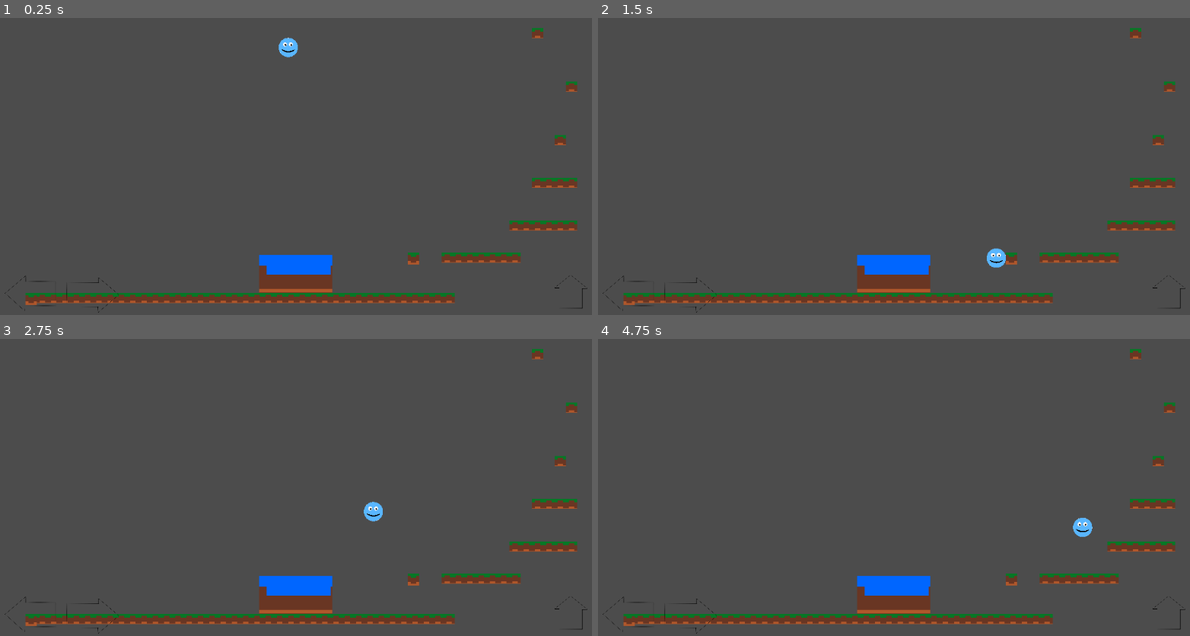
Above: before the commit, frames 1-4 (two rows, left to right).
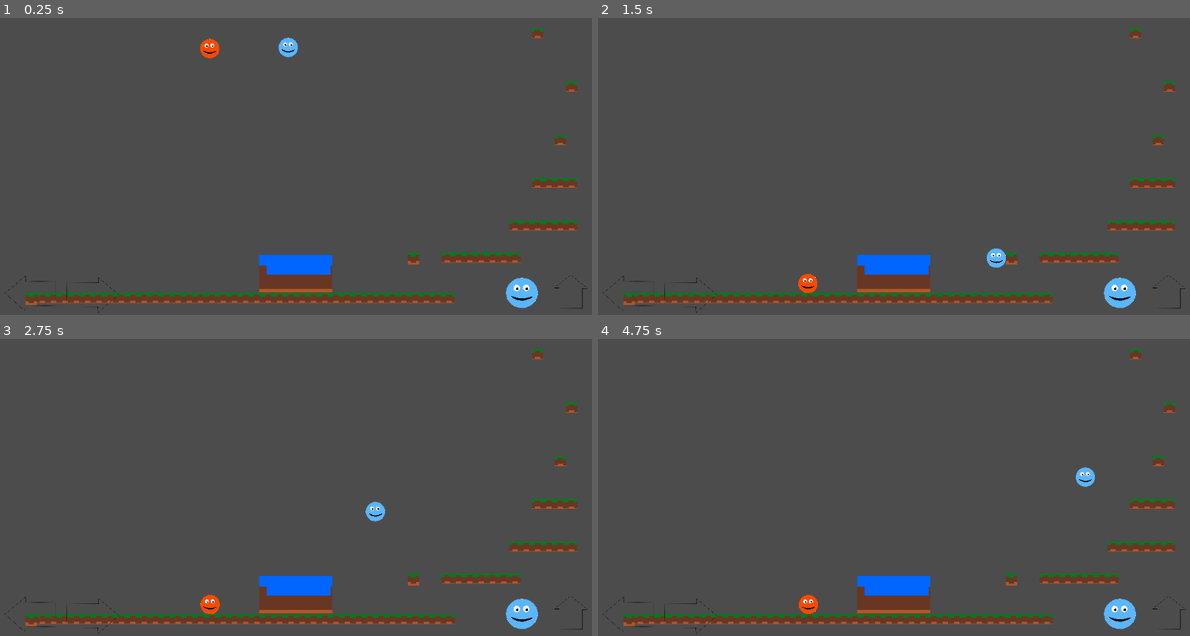
Above: after the commit, the same moments.

Repository: mitchdmarino/IceHot_2D_platform
Game: Godot game, scene res://Main.tscn
Same seed, same stepped clock (60 frames per second), same inputs: the game is played once before the commit and once after it.
Inputs:
- Up to frame 1 (0.25 s): no input
- Up to frame 2 (1.5 s): hold Up (ui_up) 0.53-1.28 s; hold Right (ui_right) from 0.53 s (still down); tap Up (ui_up) at 1.35 s
- Up to frame 3 (2.75 s): tap Up (ui_up) at 1.52, 1.82 s; release Right (ui_right) at 2.03 s; hold Left (ui_left) from 2.03 s (still down); hold Up (ui_up) from 2.03 s (still down)
- Up to frame 4 (4.75 s): release Left (ui_left) at 2.78 s; release Up (ui_up) at 2.78 s; hold Right (ui_right) 2.78-4.28 s; tap Up (ui_up) at 2.85, 3.02, 3.32, 4.35, 4.52 s; hold Up (ui_up) 3.53-4.28 s; hold Left (ui_left) from 4.28 s (still down)

The runs differ from the first frame. In frame 1, 0.6% of the frame differs, in the area x 33-91%, y 6-98%; in frame 2, 0.6%; in frame 3, 0.7%; in frame 4, 1.0%, in the area x 33-91%, y 43-98%.

Commit message:
Adds second player for local, Red cannot pass through waterway but blue can

Diff:
--- a/FirePlayer.tscn
+++ b/FirePlayer.tscn
@@ -1,12 +1,14 @@
-[gd_scene load_steps=3 format=2]
+[gd_scene load_steps=4 format=2]
 
 [ext_resource path="res://art/sprites/FireSprite.png" type="Texture" id=1]
+[ext_resource path="res://scripts/FirePlayer.gd" type="Script" id=2]
 
 [sub_resource type="CircleShape2D" id=1]
 radius = 17.0294
 
-[node name="FirePlayer" type="Area2D"]
-position = Vector2( 477, 276 )
+[node name="FirePlayer" type="KinematicBody2D" groups=["FirePlayer"]]
+position = Vector2( 472, 241 )
+script = ExtResource( 2 )
 __meta__ = {
 "_edit_group_": true
 }
--- a/HUD.tscn
+++ b/HUD.tscn
@@ -1,9 +1,10 @@
-[gd_scene load_steps=6 format=2]
+[gd_scene load_steps=7 format=2]
 
 [ext_resource path="res://scripts/HUD.gd" type="Script" id=1]
 [ext_resource path="res://art/HUD/ui_arrows_left.png" type="Texture" id=2]
 [ext_resource path="res://art/HUD/ui_arrows_right.png" type="Texture" id=3]
 [ext_resource path="res://art/HUD/ui_arrows_up.png" type="Texture" id=4]
+[ext_resource path="res://art/sprites/IceSprite.png" type="Texture" id=5]
 
 [sub_resource type="CanvasItemMaterial" id=1]
 
@@ -26,8 +27,14 @@
 scale = Vector2( 0.135804, 0.225108 )
 normal = ExtResource( 4 )
 
+[node name="TouchScreenButton" type="TouchScreenButton" parent="."]
+position = Vector2( 865, 537 )
+scale = Vector2( 0.0330161, 0.0312664 )
+normal = ExtResource( 5 )
+
 [connection signal="pressed" from="LeftButton" to="." method="_on_LeftButton_pressed"]
 [connection signal="released" from="LeftButton" to="." method="_on_LeftButton_released"]
 [connection signal="pressed" from="RightButton" to="." method="_on_RightButton_pressed"]
 [connection signal="released" from="RightButton" to="." method="_on_RightButton_released"]
 [connection signal="pressed" from="JumpButton" to="." method="_on_JumpButton_pressed"]
+[connection signal="pressed" from="TouchScreenButton" to="." method="_on_TouchScreenButton_pressed"]
--- a/Main.tscn
+++ b/Main.tscn
@@ -1,10 +1,11 @@
-[gd_scene load_steps=6 format=2]
+[gd_scene load_steps=7 format=2]
 
 [ext_resource path="res://IcePlayer.tscn" type="PackedScene" id=1]
 [ext_resource path="res://TileMap.tscn" type="PackedScene" id=2]
 [ext_resource path="res://HUD.tscn" type="PackedScene" id=3]
 [ext_resource path="res://scripts/Main.gd" type="Script" id=4]
 [ext_resource path="res://WaterWay.tscn" type="PackedScene" id=5]
+[ext_resource path="res://FirePlayer.tscn" type="PackedScene" id=6]
 
 [node name="Main" type="Node"]
 script = ExtResource( 4 )
@@ -25,9 +26,13 @@
 [node name="IcePlayer" parent="." instance=ExtResource( 1 )]
 position = Vector2( 499, 123 )
 
+[node name="FirePlayer" parent="." instance=ExtResource( 6 )]
+position = Vector2( 367, 125 )
+
 [connection signal="jump" from="HUD" to="." method="_on_HUD_jump"]
 [connection signal="move_left" from="HUD" to="." method="_on_HUD_move_left"]
 [connection signal="move_right" from="HUD" to="." method="_on_HUD_move_right"]
 [connection signal="stop_move_left" from="HUD" to="." method="_on_HUD_stop_move_left"]
 [connection signal="stop_move_right" from="HUD" to="." method="_on_HUD_stop_move_right"]
+[connection signal="switch_control" from="HUD" to="." method="_on_HUD_switch_control"]
 [connection signal="player_entered" from="WaterWay" to="." method="_on_WaterWay_player_entered"]
--- a/art/tiles/IceHot_tiles20..png.import
+++ b/scripts/FirePlayer.gd
@@ -1,35 +1,40 @@
-[remap]
+extends KinematicBody2D
 
-importer="texture"
-type="StreamTexture"
-path="res://.import/IceHot_tiles20..png-406cd34b0c8da0dcf9264b7d6dda7c6c.stex"
-metadata={
-"vram_texture": false
-}
 
-[deps]
+# Declare member variables here. Examples:
+# var a = 2
+# var b = "text"
+var color = "red"
+export var speed = 200
+var jump_speed = 400
+var gravity = 800
+var velocity = Vector2()
+var screen_size
+var moveLeft = false
+var moveRight = false
+var jump = false
+var alive = true
 
-source_file="res://art/tiles/IceHot_tiles20..png"
-dest_files=[ "res://.import/IceHot_tiles20..png-406cd34b0c8da0dcf9264b7d6dda7c6c.stex" ]
+# Called when the node enters the scene tree for the first time.
+func _ready():
+	screen_size = get_viewport_rect().size
 
-[params]
+func get_input(delta):
+	velocity.x = 0
+	if moveRight :
+		velocity.x +=speed
+	if moveLeft:
+		velocity.x -=speed
+	if jump:
+		if is_on_floor():
+			velocity.y -= jump_speed
+	#gravity
+	velocity.y += gravity * delta
+	velocity = move_and_slide(velocity, Vector2.UP)
 
-compress/mode=0
-compress/lossy_quality=0.7
-compress/hdr_mode=0
-compress/bptc_ldr=0
-compress/normal_map=0
-flags/repeat=0
-flags/filter=true
-flags/mipmaps=false
-flags/anisotropic=false
-flags/srgb=2
-process/fix_alpha_border=true
-process/premult_alpha=false
-process/HDR_as_SRGB=false
-process/invert_color=false
-process/normal_map_invert_y=false
-stream=false
-size_limit=0
-detect_3d=true
-svg/scale=1.0
+func _physics_process(delta):
+	# Check for input
+	get_input(delta)
+
+func die():
+	hide()
--- a/scripts/HUD.gd
+++ b/scripts/HUD.gd
@@ -5,6 +5,7 @@
 signal move_right
 signal stop_move_right
 signal jump
+signal switch_control
 # Declare member variables here. Examples:
 # var a = 2
 # var b = "text"
@@ -33,3 +34,7 @@
 
 func _on_RightButton_released():
 	emit_signal("stop_move_right")
+
+
+func _on_TouchScreenButton_pressed():
+	emit_signal("switch_control")
--- a/scripts/Main.gd
+++ b/scripts/Main.gd
@@ -1,38 +1,81 @@
 extends Node
-
-
-
+var blueControl = true
 # Called when the node enters the scene tree for the first time.
 func _ready():
 	pass # Replace with function body.
 
 
 # Called every frame. 'delta' is the elapsed time since the previous frame.
-#func _process(delta):
-#	pass
-
+func _process(delta):
+	if (blueControl):
+		if Input.is_action_pressed("ui_right"):
+			$IcePlayer.moveRight = true
+		if Input.is_action_just_released("ui_right"):
+			$IcePlayer.moveRight = false
+		if Input.is_action_pressed("ui_left"):
+			$IcePlayer.moveLeft = true
+		if Input.is_action_just_released("ui_left"):
+			$IcePlayer.moveLeft = false
+		if Input.is_action_just_pressed("ui_up"):
+			$IcePlayer.jump = true
+			yield(get_tree().create_timer(0.3), "timeout")
+			$IcePlayer.jump = false
+	else:
+		if Input.is_action_pressed("ui_right"):
+			$FirePlayer.moveRight = true
+		if Input.is_action_just_released("ui_right"):
+			$FirePlayer.moveRight = false
+		if Input.is_action_pressed("ui_left"):
+			$FirePlayer.moveLeft = true
+		if Input.is_action_just_released("ui_left"):
+			$FirePlayer.moveLeft = false
+		if Input.is_action_just_pressed("ui_up"):
+			$FirePlayer.jump = true
+			yield(get_tree().create_timer(0.3), "timeout")
+			$FirePlayer.jump = false
 
 func _on_HUD_move_left():
-	$IcePlayer.moveLeft = true
+	if (blueControl):
+		$IcePlayer.moveLeft = true
+	else:
+		$FirePlayer.moveLeft = true
 
 
 
 func _on_HUD_move_right():
-	$IcePlayer.moveRight = true
+	if (blueControl):
+		$IcePlayer.moveRight = true
+	else:
+		$FirePlayer.moveRight = true
 
 
 func _on_HUD_stop_move_left():
-	$IcePlayer.moveLeft = false
+	if (blueControl):
+		$IcePlayer.moveLeft = false
+	else:
+		$FirePlayer.moveLeft = false
 
 func _on_HUD_stop_move_right():
-	$IcePlayer.moveRight = false
+	if (blueControl):
+		$IcePlayer.moveRight = false
+	else:
+		$FirePlayer.moveRight = false
 
 
 func _on_HUD_jump():
-	$IcePlayer.jump = true
-	yield(get_tree().create_timer(0.3), "timeout")
-	$IcePlayer.jump = false
+	if (blueControl):
+		$IcePlayer.jump = true
+		yield(get_tree().create_timer(0.3), "timeout")
+		$IcePlayer.jump = false
+	else:
+		$FirePlayer.jump = true
+		yield(get_tree().create_timer(0.3), "timeout")
+		$FirePlayer.jump = false
 
 
 func _on_WaterWay_player_entered():
-	$IcePlayer.jump=true
+	pass
+
+
+func _on_HUD_switch_control():
+	blueControl = !blueControl
--- a/scripts/WaterWay.gd
+++ b/scripts/WaterWay.gd
@@ -11,4 +11,5 @@
 
 
 func _on_Area2D_body_entered(body):
-	emit_signal("player_entered")
+	if body.is_in_group("FirePlayer"):
+		body.die()
